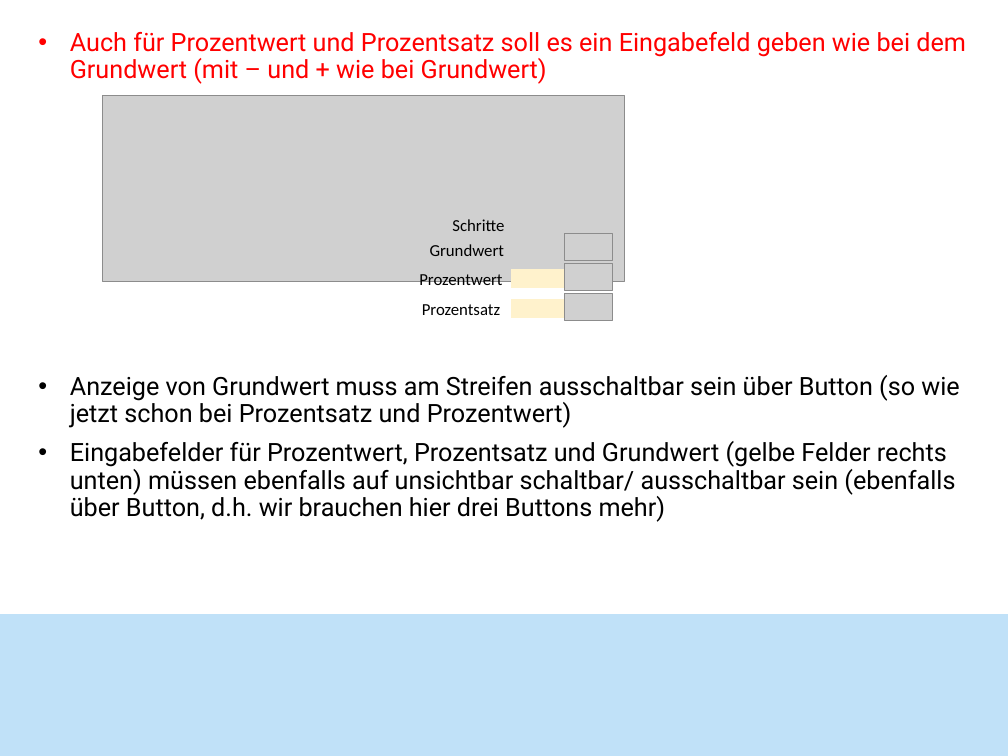
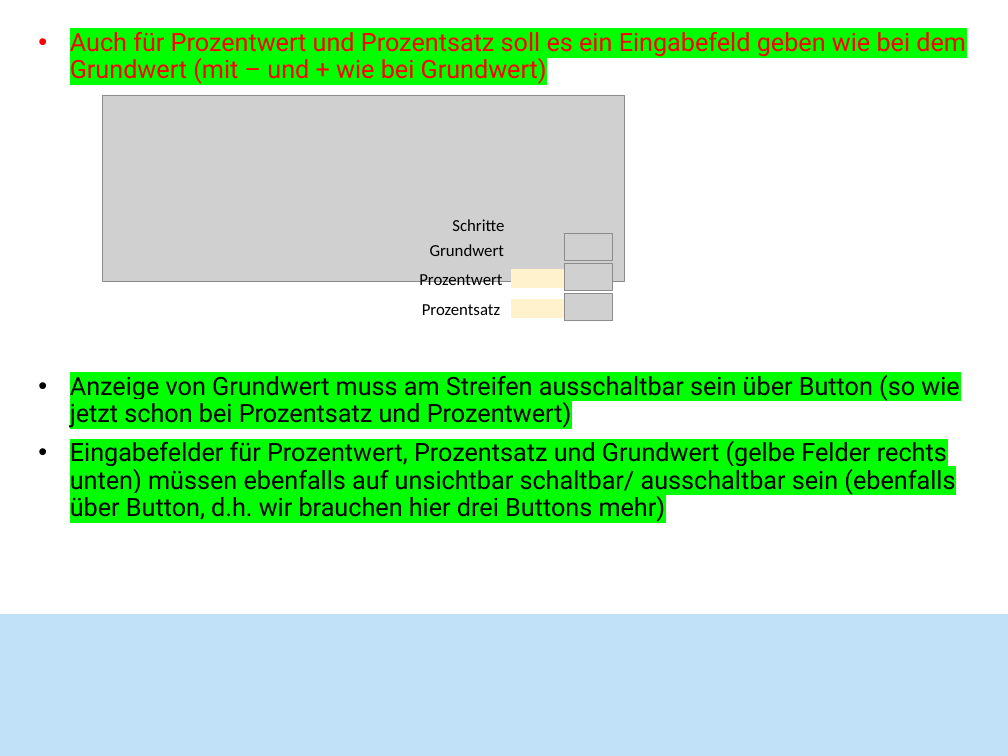
Before and after one commit to MismatchEta/divomath-VAMs, a slide deck: slide 5 of v3.0.0/Prozente_Tool_250603.pptx. Drawn at 1008x756 pixels with LibreOffice and Linux fonts; fonts in the diff are those of the drawing; grey boxes stand for pictures. Boxes give left, top, right and bottom in pixels: in the first picture for what was removed or moved away, otherwise in the second. Text is boxed around its words. In the diff, an @@ line names an element or a change of style, - is before the commit and + after.

```diff
--- a/v3.0.0/Prozente_Tool_250603.pptx
+++ b/v3.0.0/Prozente_Tool_250603.pptx
@@ text "Auch für Prozentwert und Prozentsatz ..." at (70,32,966,522): highlight none to #00FF00 @@
```
Also in this commit, not shown: 2 other slides changed, 3 other files.
